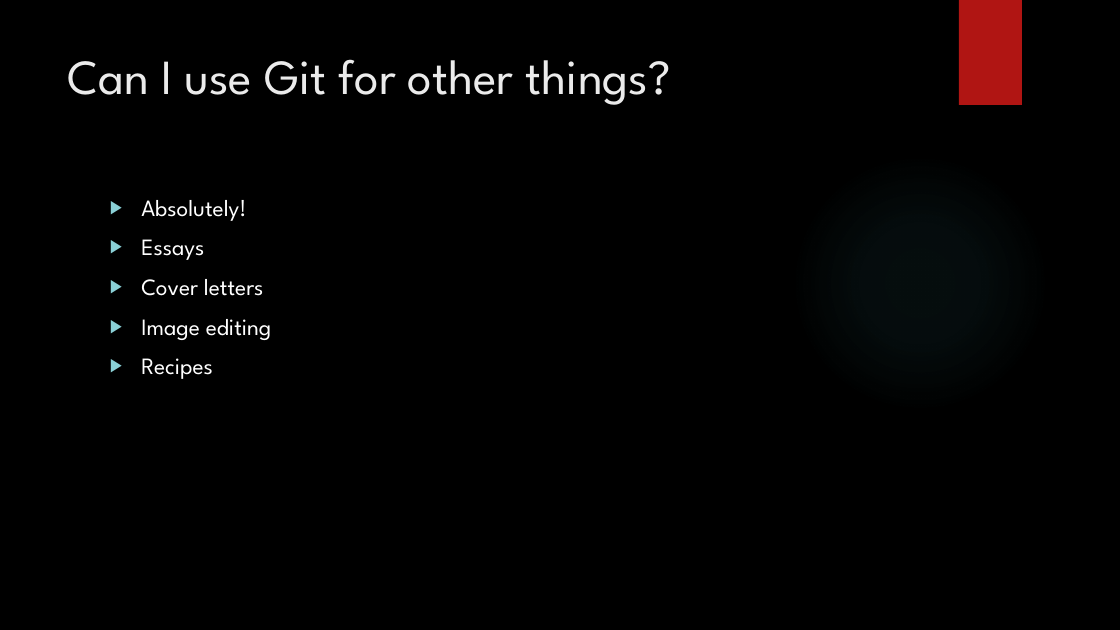
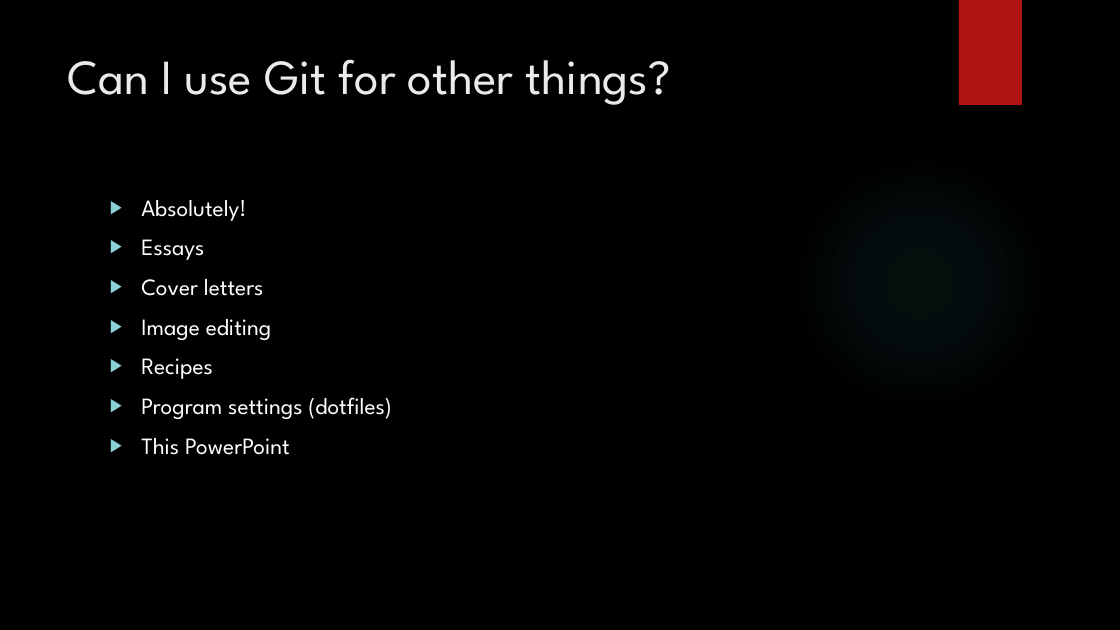
Before and after one commit to dvdmuckle/git101, a slide deck: slide 11 of Git 101.pptx. Drawn at 1120x630 pixels with LibreOffice and Linux fonts; fonts in the diff are those of the drawing; background and template pictures are left out. Boxes give left, top, right and bottom in pixels: in the first picture for what was removed or moved away, otherwise in the second. Text is boxed around its words. In the diff, an @@ line names an element or a change of style, - is before the commit and + after.

```diff
--- a/Git 101.pptx
+++ b/Git 101.pptx
@@ text at [141, 397, 392, 455]: paragraphs added @@
+▶ Program settings (dotfiles)
+▶ This PowerPoint
```
Also in this commit, not shown: 1 other slide changed, 1 slide added, 1 other file.
